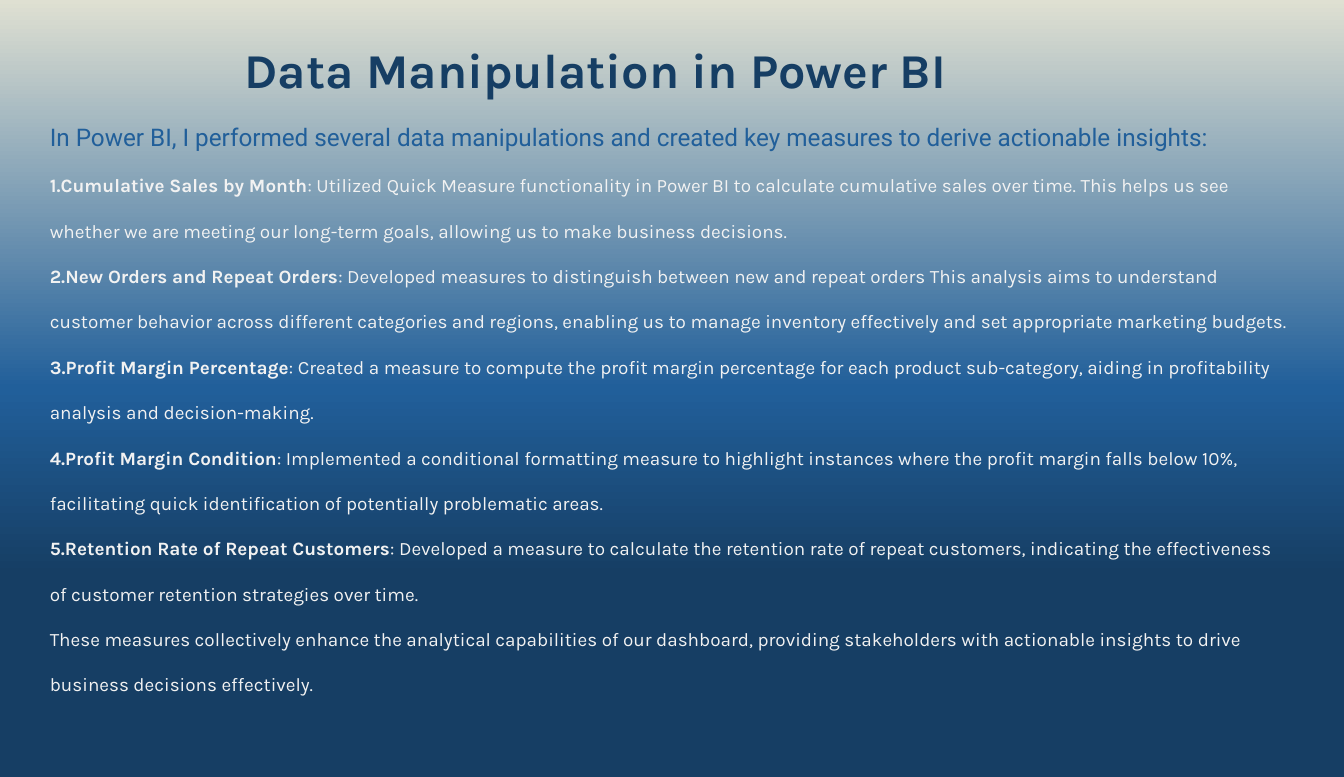
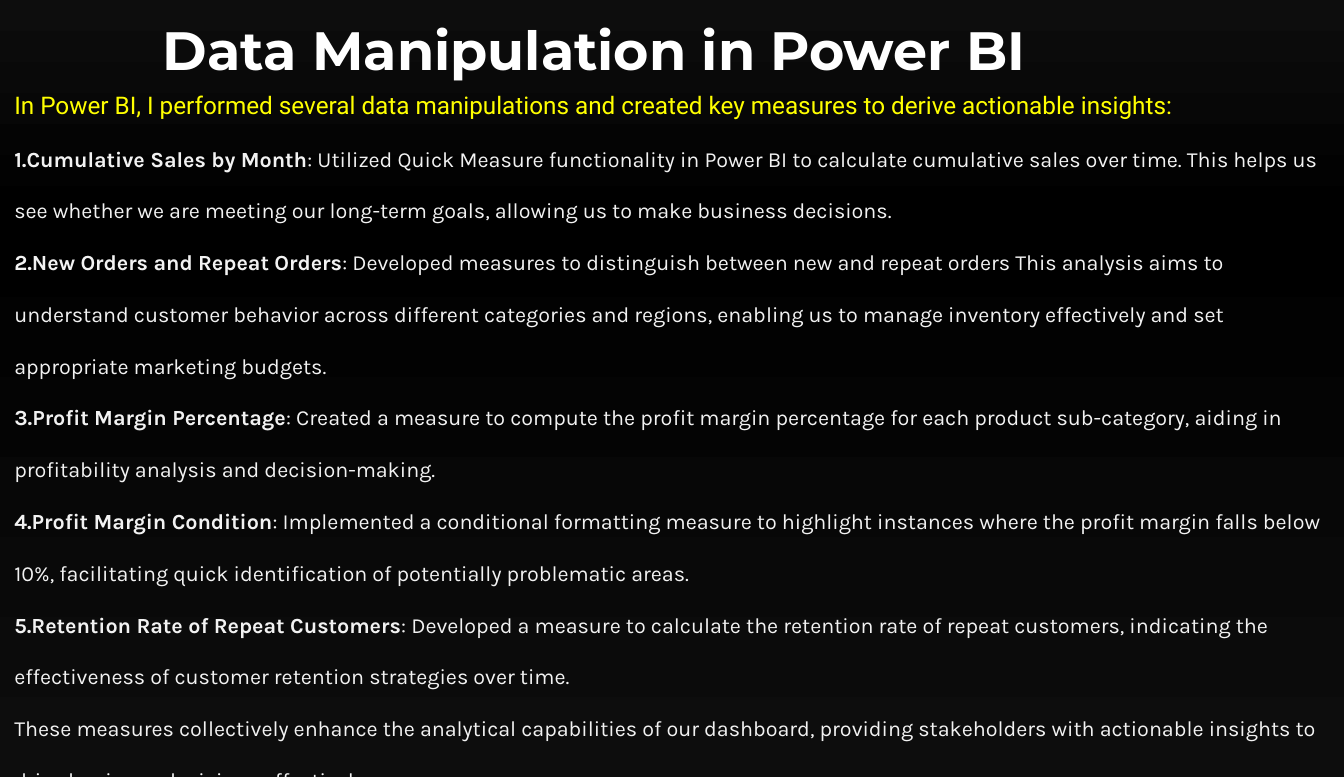
Before and after one commit to jasnoorvirk26/SuperstoreSalesAnalysis, a slide deck: slide 8 of Superstore-Analysis-Presentation.pptx. Drawn at 1344x777 pixels with LibreOffice and Linux fonts; fonts in the diff are those of the drawing. Boxes give left, top, right and bottom in pixels: in the first picture for what was removed or moved away, otherwise in the second. Text is boxed around its words. In the diff, an @@ line names an element or a change of style, - is before the commit and + after.

```diff
--- a/Superstore-Analysis-Presentation.pptx
+++ b/Superstore-Analysis-Presentation.pptx
@@ background gradient #DFE0D2 to #215F9A to #163E64 to gradient #0D0D0D to #000000 @@
@@ title "Data Manipulation in Power BI": place and size @@
-title "Data Manipulation in Power BI" at box(245, 53, 946, 100)
+title "Data Manipulation in Power BI" at box(163, 27, 1025, 81)
@@ title "Data Manipulation in Power BI" at box(163, 27, 1025, 81): size 36 to 40 pt, font Karla to Montserrat, text colour #163E64 to #FFFFFF @@
@@ text "In Power BI, I performed ...": place and size @@
-text "In Power BI, I performed ..." at box(50, 127, 1287, 696)
+text "In Power BI, I performed ..." at box(14, 95, 1320, 742)
@@ text "In Power BI, I performed ..." at box(14, 95, 1320, 742): text colour #215F9A to #FFFF00 in "In Power BI, I performed several data ..."; size 14 to 16 pt @@
```
Also in this commit, not shown: 14 other slides changed.
